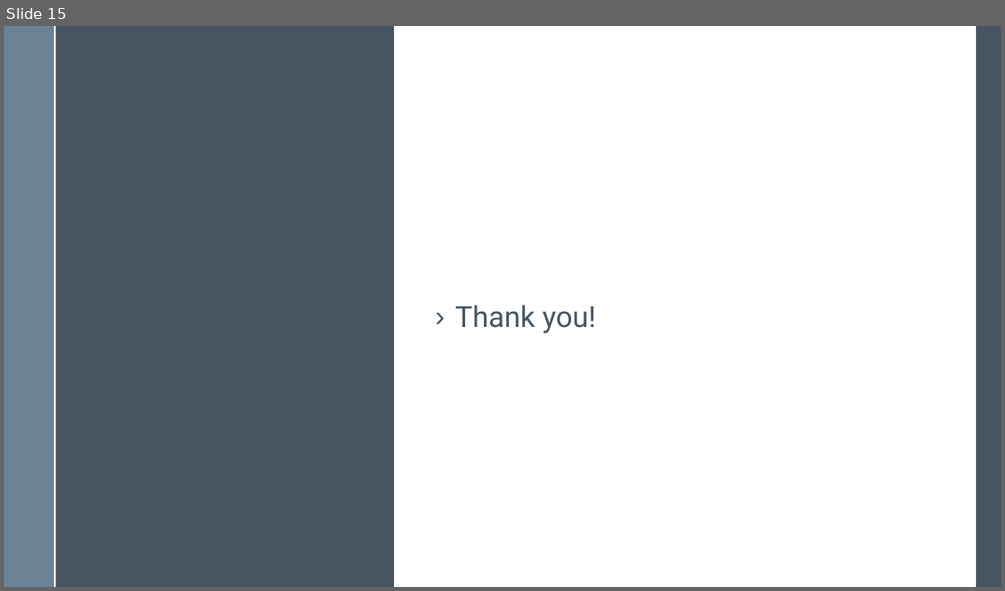
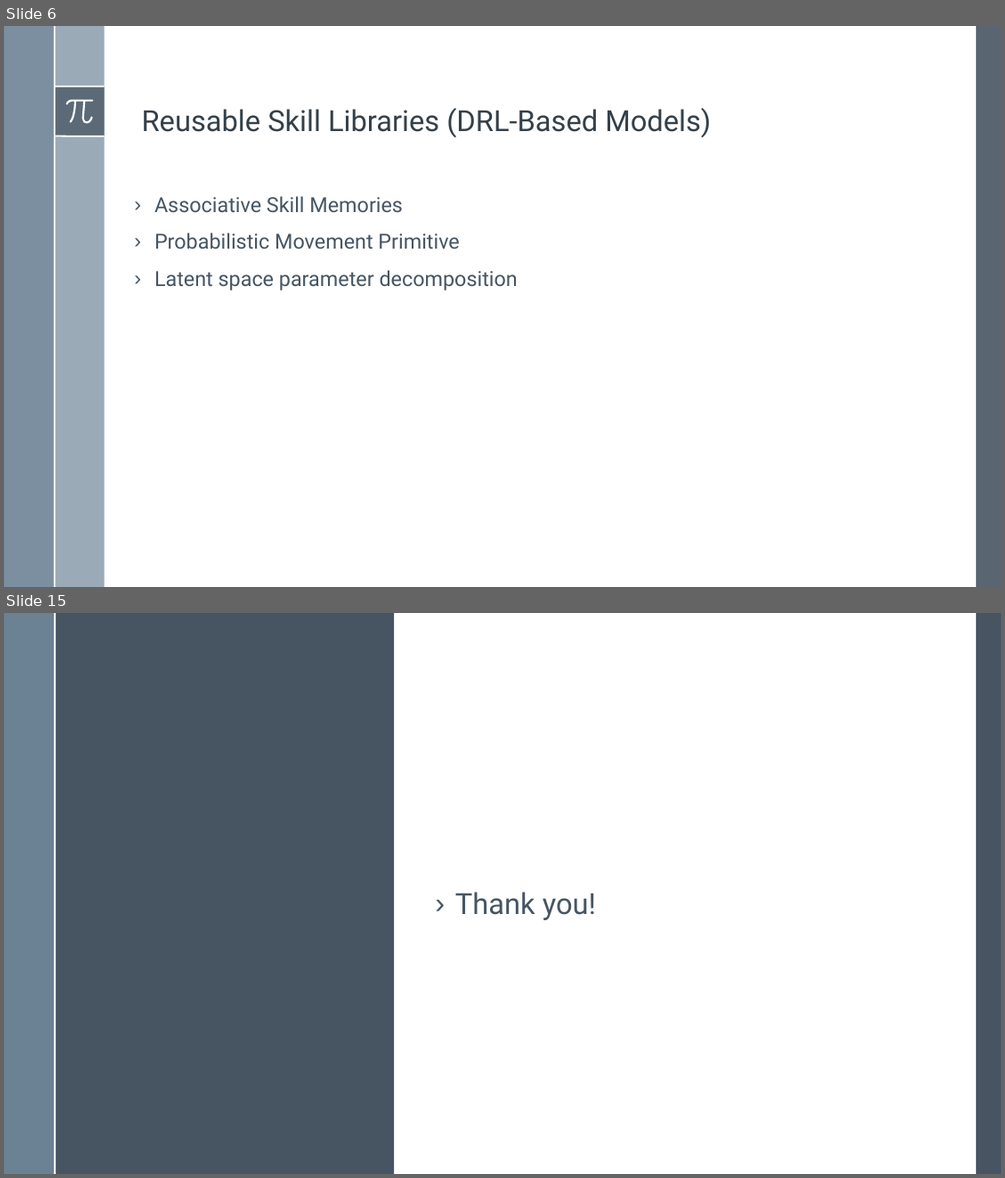
Before and after one commit to BardiaMojra/presentations, a slide deck: a_simple_approach_to_continual_learning_by_transferring_skill_parameters/presentation.odp. Shown one above the other, each under a label of ours: slide 15 before the commit, slides 6 and 15 after it; the slides between them are not shown. The pictures are 1005x591 and 1005x1178 pixels, drawn with LibreOffice and Linux fonts; fonts in the diff are those of the drawing. Boxes give left, top, right and bottom in pixels: in the first picture for what was removed or moved away, otherwise in the second. Text is boxed around its words. In the diff, an @@ line names an element or a change of style, - is before the commit and + after.

```diff
--- a/a_simple_approach_to_continual_learning_by_transferring_skill_parameters/presentation.odp
+++ b/a_simple_approach_to_continual_learning_by_transferring_skill_parameters/presentation.odp
@@ slide 6 added at [4, 26, 1001, 587], background #FFFFFF; not listed: 6 template elements that a slide beside it also shows @@
@@ rectangle added at [976, 26, 1001, 587], fill #475562 at 90% opacity @@
@@ freeform shape added at [66, 99, 94, 123], fill #FFFFFF @@
@@ text added at [142, 108, 711, 137], 28 pt, text #344049 @@
+Reusable Skill Libraries (DRL-Based Models)
@@ text added at [154, 196, 518, 290], 20 pt, text #465562 @@
+› Associative Skill Memories
+› Probabilistic Movement Primitive
+› Latent space parameter decomposition
```
Also in this commit, not shown: 13 other slides added, 14 slides removed, 20 other files.
